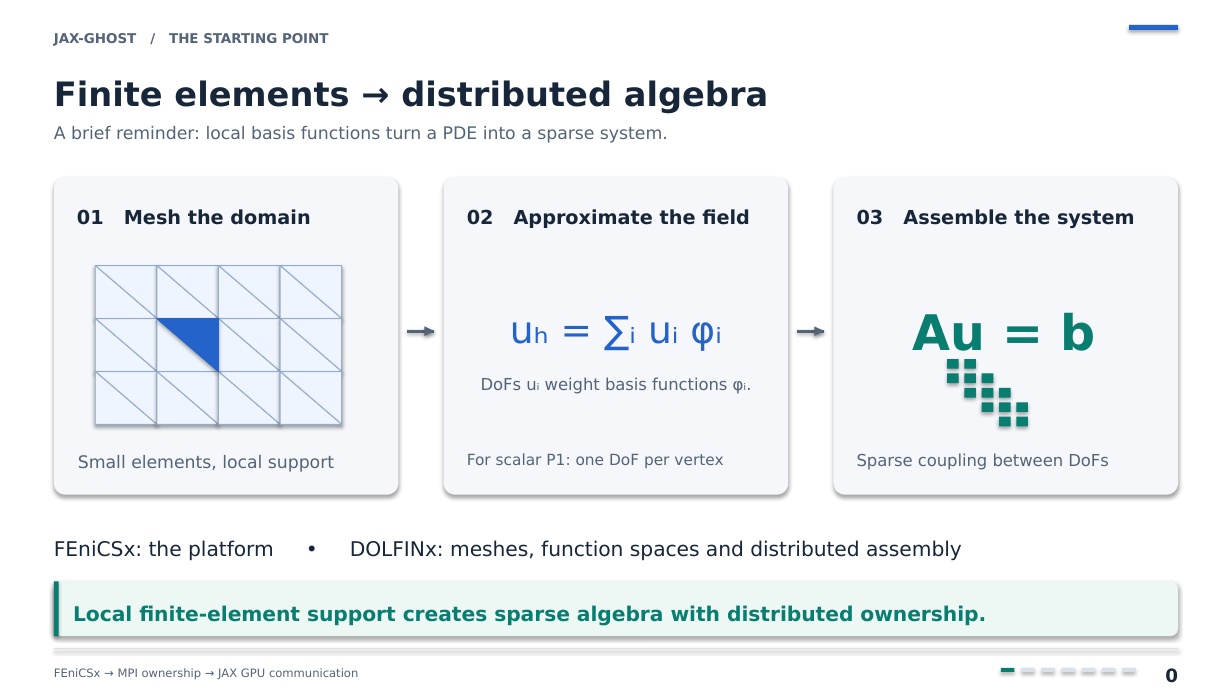
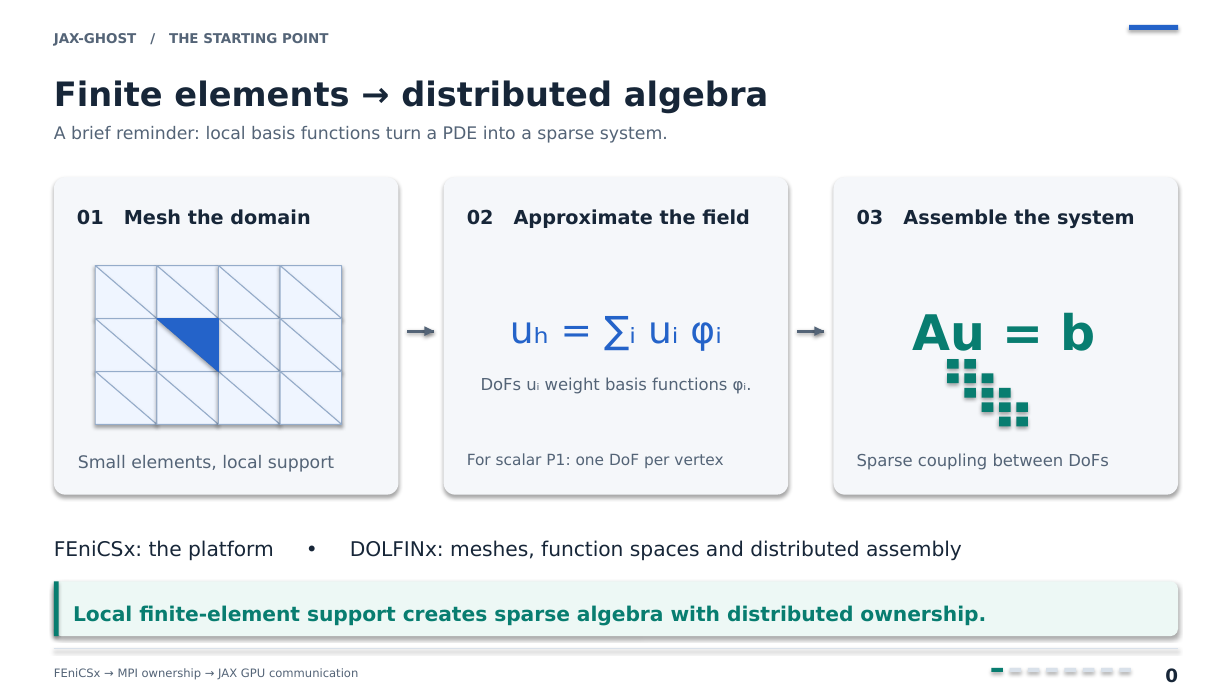
Before and after one commit to a-latyshev/JAX-ghost, a slide deck: slide 1 of presentation/jax-ghost-presentation.pptx. Drawn at 1232x693 pixels with LibreOffice and Linux fonts; fonts in the diff are those of the drawing. Boxes give left, top, right and bottom in pixels: in the first picture for what was removed or moved away, otherwise in the second. Text is boxed around its words. In the diff, an @@ line names an element or a change of style, - is before the commit and + after.

```diff
--- a/presentation/jax-ghost-presentation.pptx
+++ b/presentation/jax-ghost-presentation.pptx
@@ rectangle: place and size @@
-rectangle at box(1001, 668, 1015, 672)
+rectangle at box(992, 668, 1003, 672)
@@ rectangle added at box(1010, 668, 1021, 672), fill #D9E1EA @@
@@ rectangle: place and size @@
-rectangle at box(1021, 668, 1035, 672)
+rectangle at box(1028, 668, 1039, 672)
@@ rectangle: place and size @@
-rectangle at box(1042, 668, 1055, 672)
+rectangle at box(1046, 668, 1057, 672)
@@ rectangle: place and size @@
-rectangle at box(1123, 668, 1137, 672)
+rectangle at box(1119, 668, 1130, 672)
```
Also in this commit, not shown: 6 other slides changed, 1 slide added, 14 other files.
